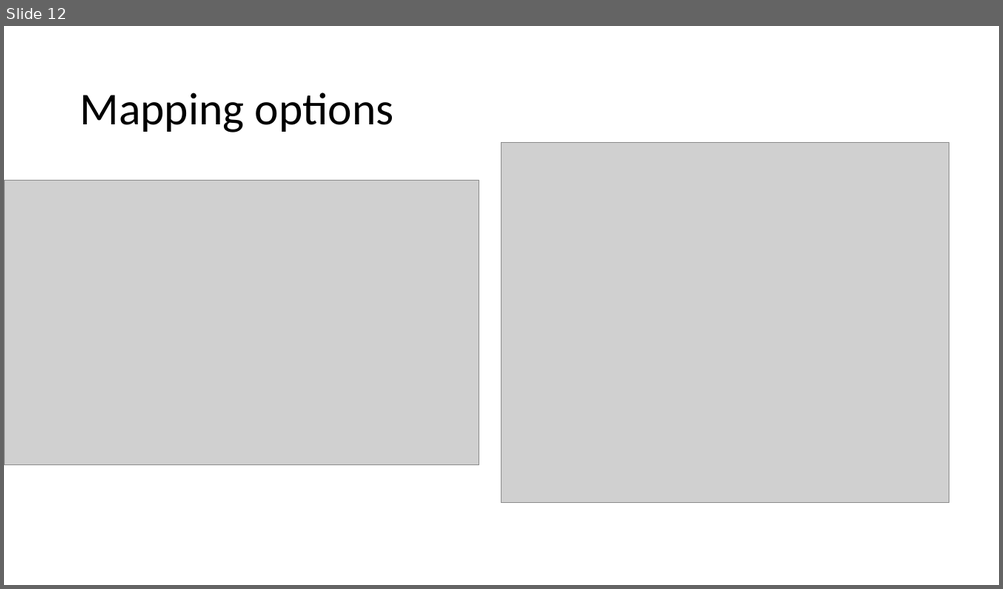
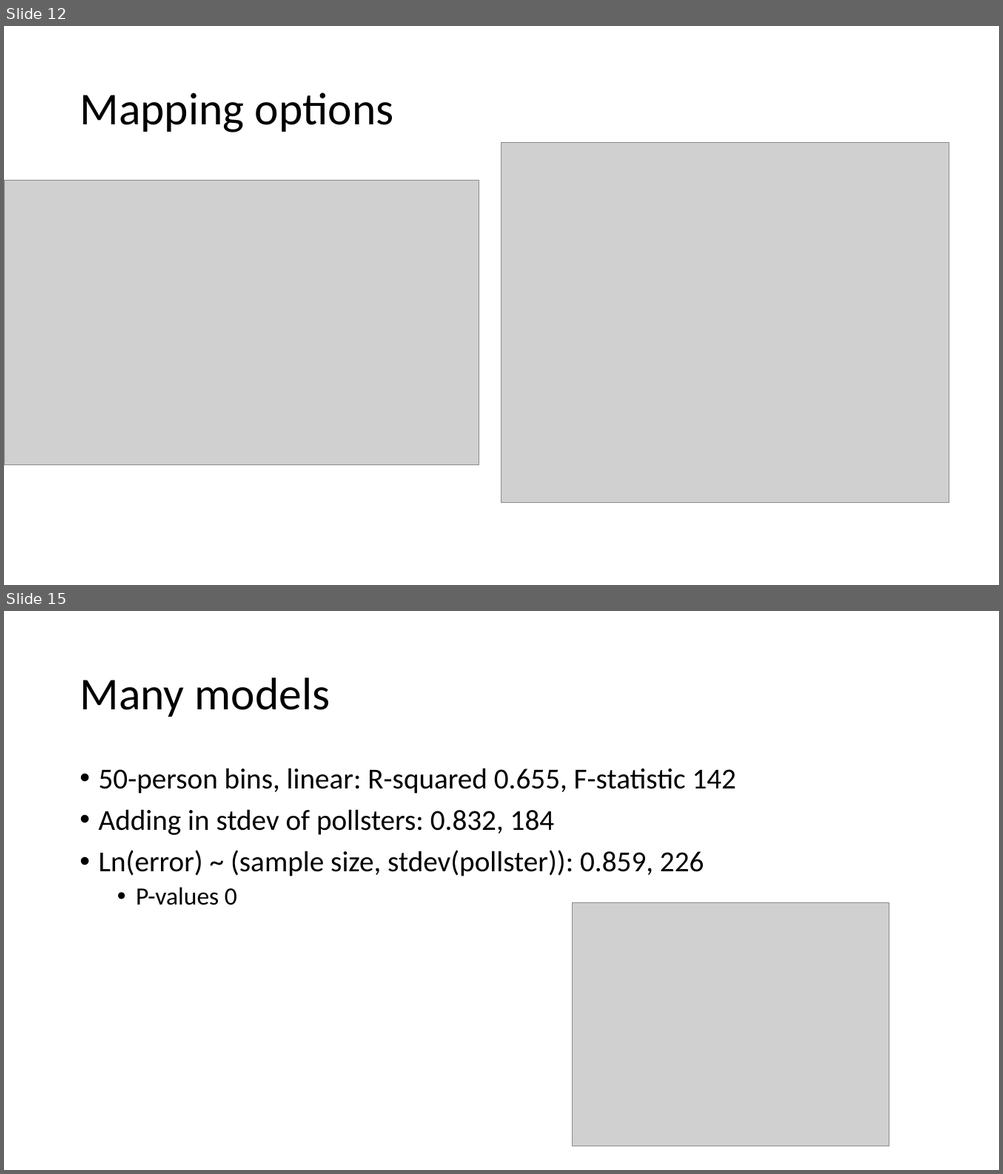
Before and after one commit to Hedgehog612/Capstone_Project_1, a slide deck: data_storytelling.pptx. Shown one above the other, each under a label of ours: slide 12 before the commit, slides 12 and 15 after it; the slides between them are not shown. The pictures are 1003x589 and 1003x1174 pixels, drawn with LibreOffice and Linux fonts; fonts in the diff are those of the drawing; grey boxes stand for pictures. Boxes give left, top, right and bottom in pixels: in the first picture for what was removed or moved away, otherwise in the second. Text is boxed around its words. In the diff, an @@ line names an element or a change of style, - is before the commit and + after.

```diff
--- a/data_storytelling.pptx
+++ b/data_storytelling.pptx
@@ slide 15 added at (4, 611, 999, 1170), background #FFFFFF @@
@@ title added at (79, 678, 330, 717), 44 pt, text #000000 @@
+Many models
@@ text added at (99, 768, 736, 906), 28 pt, text #000000 @@
+• 50-person bins, linear: R-squared 0.655, F-statistic 142
+• Adding in stdev of pollsters: 0.832, 184
+• Ln(error) ~ (sample size, stdev(pollster)): 0.859, 226
+  • P-values 0
@@ picture added at (572, 903, 889, 1147) @@
```
Also in this commit, not shown: 4 other slides added.
